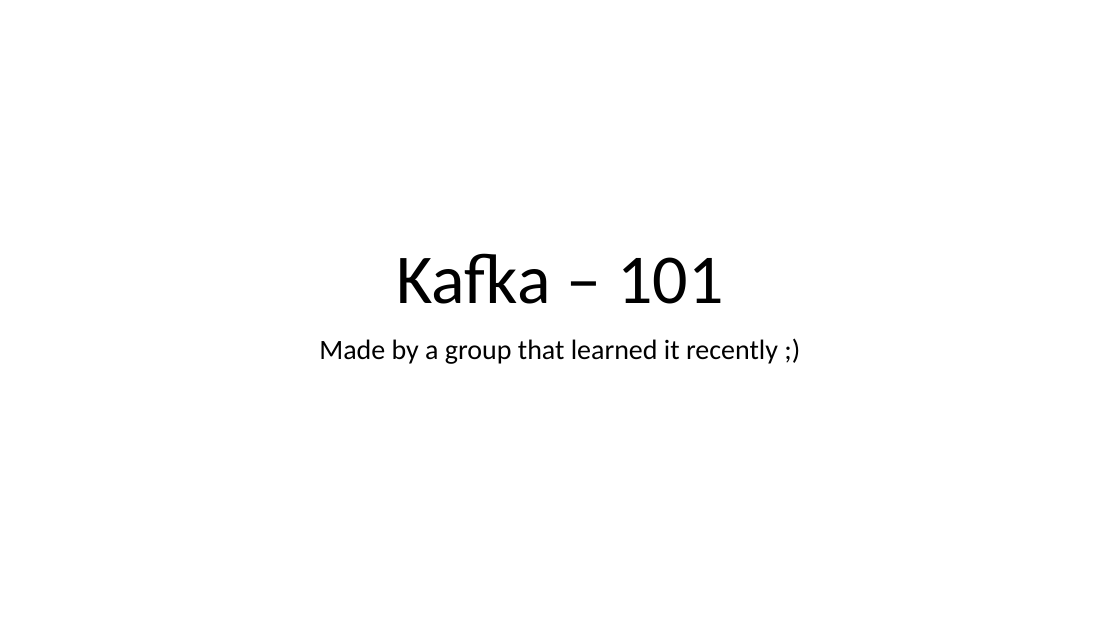
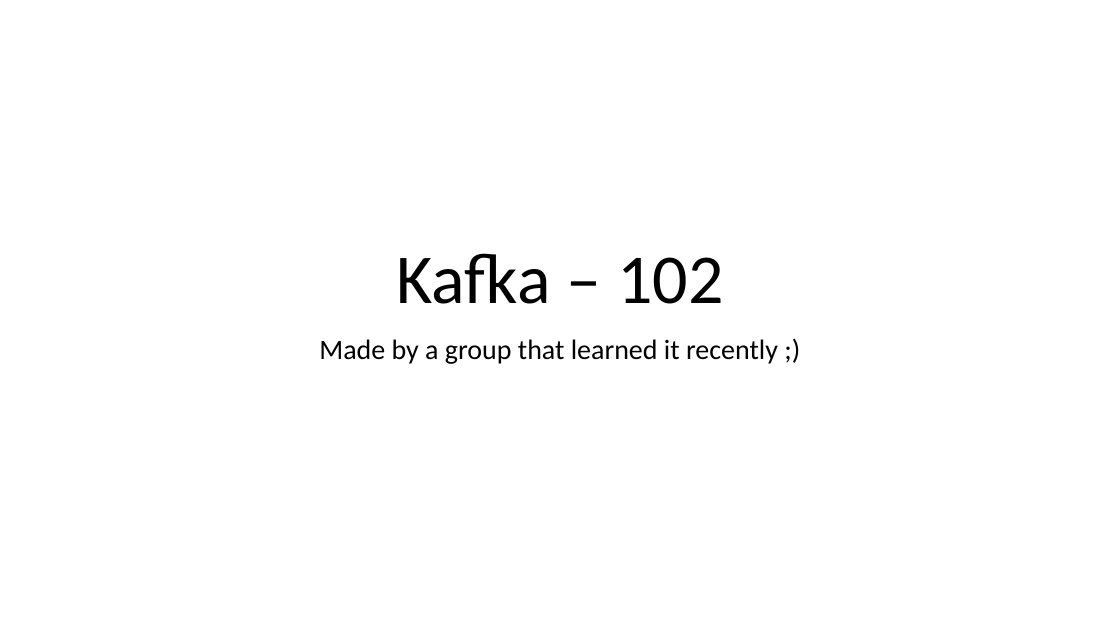
Before and after one commit to fortedigital/cg-kafka, a slide deck: slide 1 of workshop2/Kafka - 102.pptx. Drawn at 1120x630 pixels with LibreOffice and Linux fonts; fonts in the diff are those of the drawing. Boxes give left, top, right and bottom in pixels: in the first picture for what was removed or moved away, otherwise in the second. Text is boxed around its words. In the diff, an @@ line names an element or a change of style, - is before the commit and + after.

```diff
--- a/workshop2/Kafka - 102.pptx
+++ b/workshop2/Kafka - 102.pptx
@@ title at (x1=396, y1=253, x2=723, y2=304): text changed @@
-Kafka – 101
+Kafka – 102
```
Also in this commit, not shown: 2 other slides changed, 3 slides added, 43 slides removed, 11 other files.
